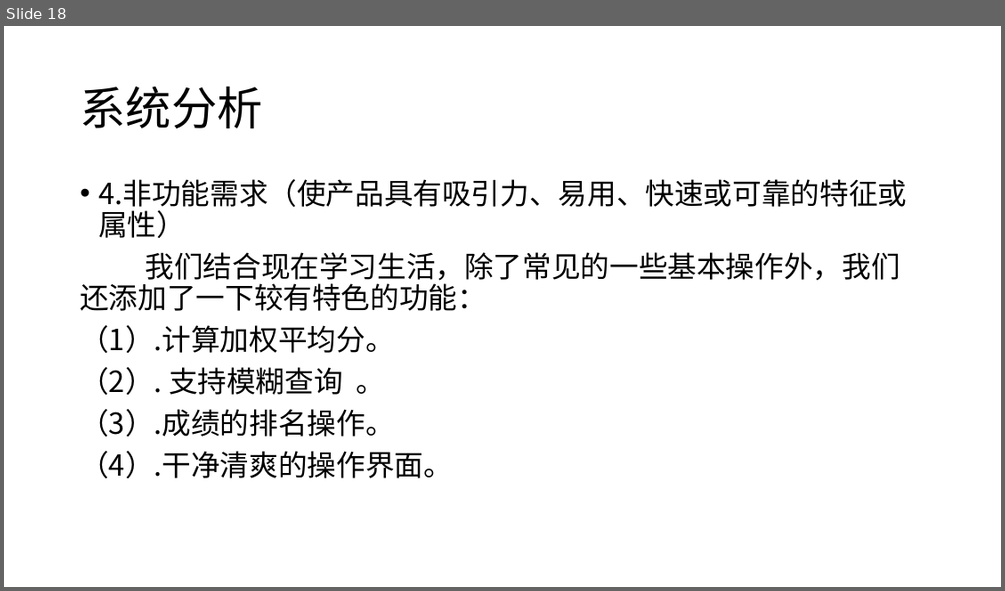
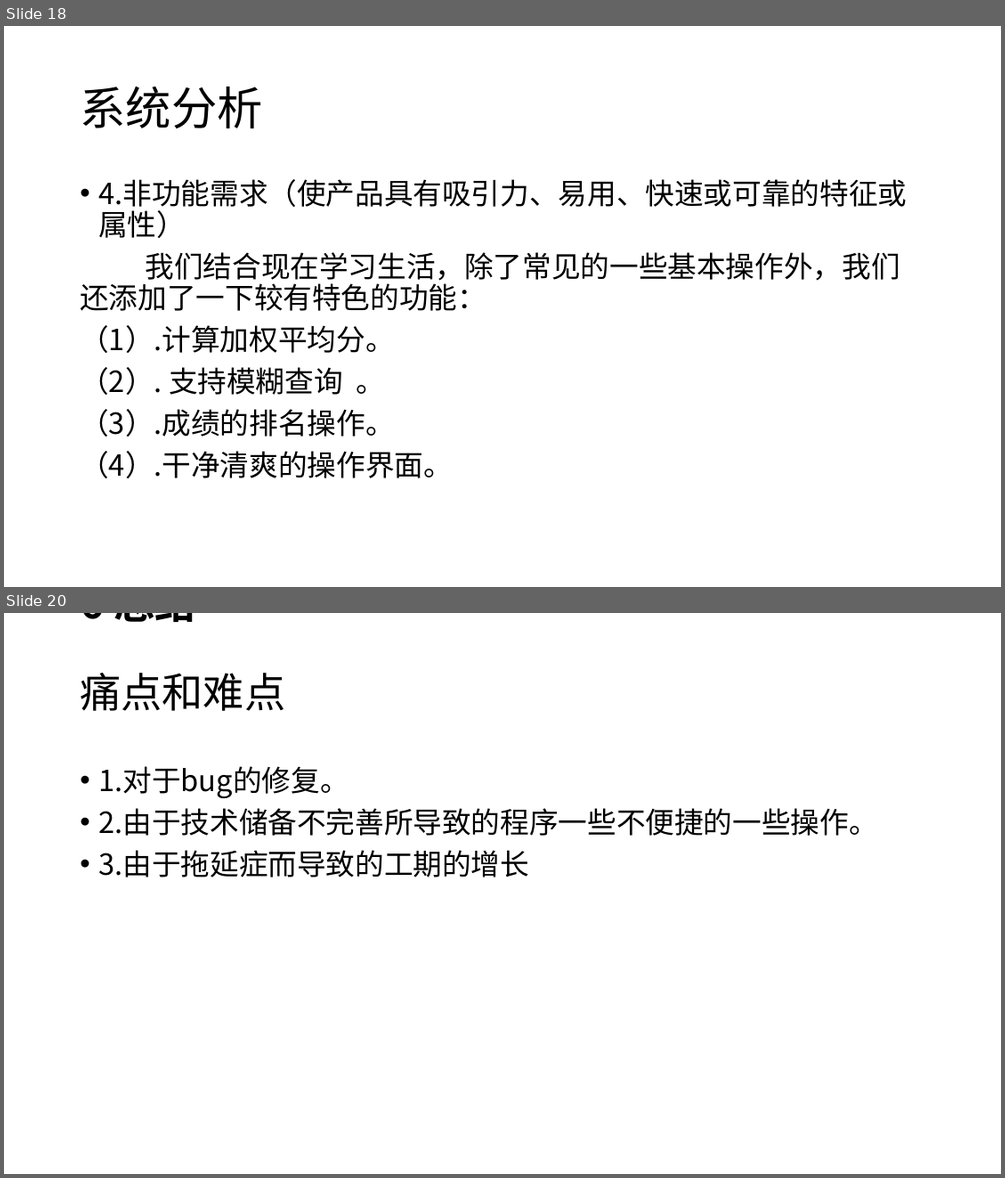
Before and after one commit to moriartyscat/--git, a slide deck: C语言期末作业.pptx. Shown one above the other, each under a label of ours: slide 18 before the commit, slides 18 and 20 after it; the slides between them are not shown. The pictures are 1005x591 and 1005x1178 pixels, drawn with LibreOffice and Linux fonts; fonts in the diff are those of the drawing; background and template pictures are left out. Boxes give left, top, right and bottom in pixels: in the first picture for what was removed or moved away, otherwise in the second. Text is boxed around its words. In the diff, an @@ line names an element or a change of style, - is before the commit and + after.

```diff
--- a/C语言期末作业.pptx
+++ b/C语言期末作业.pptx
@@ slide 20 added at [4, 613, 1001, 1174], background picture (left out) @@
@@ title added at [80, 613, 285, 711], 39.6 pt, text #000000 @@
+6 总结
+痛点和难点
@@ text added at [98, 766, 877, 877], 28 pt, text #000000 @@
+• 1.对于bug的修复。
+• 2.由于技术储备不完善所导致的程序一些不便捷的一些操作。
+• 3.由于拖延症而导致的工期的增长
```
Also in this commit, not shown: 3 slides changed, 3 other slides added, 1 slide removed, 1 other file.
